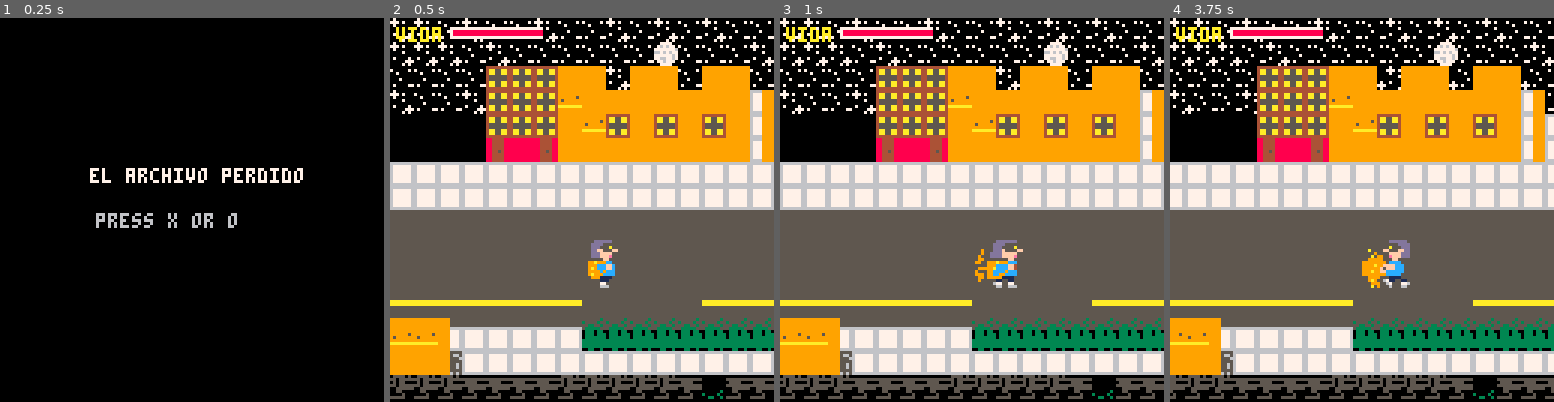
Above: before the commit, frames 1-4 (left to right).
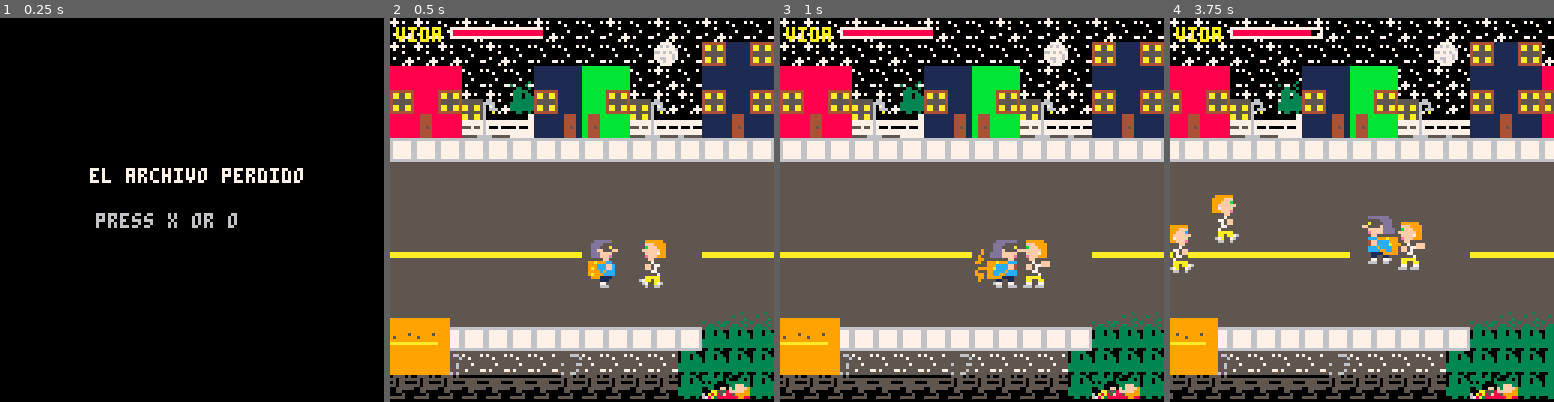
Above: after the commit, the same moments.

Repository: pablonauta/laboratorio2
Game: PICO-8 cartridge test.p8
Two runs of this game, one before a commit and one after it. Both use one fixed random seed, a clock stepped at 60 frames per second and the inputs below.
Inputs:
- Up to frame 1 (0.25 s): no input
- Up to frame 2 (0.5 s): tap X (X key) at 0.33 s
- Up to frame 3 (1 s): tap O (Z key) at 0.7 s
- Up to frame 4 (3.75 s): tap X (X key) at 1.07, 1.85, 2.97 s; hold Right 1.6-2.1 s; tap O (Z key) every 0.4 s from 1.7 to 3.7 s; hold Up 2.15-2.42 s; hold Right 2.47-3.03 s; hold Left 3.08-3.58 s; hold Down from 3.63 s (still down)

Frame 1 is identical in both runs. In frame 2, 48% of the frame differs, in the area x 0-100%, y 6-100%; in frame 3, 48%; in frame 4, 53%, in the area x 0-100%, y 3-100%.

Commit message:
arreglos en el jefe

Diff:
--- a/test.p8
+++ b/test.p8
@@ -254,7 +254,7 @@
  end
 
  jefe_muerto=false
- cargar_zona(2)
+ cargar_zona(1)
 
 end
 
@@ -286,20 +286,17 @@
 
  if zona==2 then
 
-   mundo=crear_mundo_2()
-
-	  jug=make_jugador()
-	  jug.vida=vida
-
-	  jefe=make_jefe(150,84,"vichando")
-		 jefe.prox_x=270
-		 jefe.prox_estado="vichando"
-
- if false then
-
-		 jefe_vicho1=false
-		 jefe_vicho2=false
-		 jefe_vicho3=false
+  -- mundo=crear_mundo_2()
+
+	 -- jug=make_jugador()
+	 -- jug.vida=vida
+
+	 -- jefe=make_jefe(150,84,"vichando")
+		-- jefe.prox_x=270
+		-- jefe.prox_estado="vichando"
+
+ if true then
+
 
 	  mundo=crear_mundo_2()
 
@@ -1353,6 +1350,9 @@
  j.t_estado=0
  j.t_ataque=0
  j.golpe_hecho=false
+ j.t_error500=0
+ j.invul=0
+ j.t_decidir=0
 
  j.ancho=16
 	j.alto=16
@@ -1379,6 +1379,18 @@
 
  upd_base()
 
+ if j.t_decidir>0 then
+	 j.t_decidir-=1
+	end
+
+ if j.invul>0 then
+	 j.invul-=1
+	end
+
+ if j.t_error500>0 then
+  j.t_error500-=1
+ end
+
  if j.estado=="vichando" then
 
   j.dx=0
@@ -1411,36 +1423,55 @@
    end
   end
 
- elseif j.estado=="combate" then
-
-  j.fs={97}
-  j.df=0
-  j.f=1
-
-  local dist=abs(jug.x-j.x)
+elseif j.estado=="combate" then
+
+ j.sw=2
+ j.sh=2
+ j.offx=0
+ j.offy=0
+ j.fs={45}
+ j.df=0.12
+
+ local dist=abs(jug.x-j.x)
+
+ if jug.x<j.x then
+  j.flip=false
+ else
+  j.flip=true
+ end
+
+ if j.t_decidir<=0
+	and dist>80
+	and j.t_error500<=0 then
+
+  j.estado="pirando"
+  j.t_estado=18
+  j.proximo_ataque="error500"
+
+ elseif dist>12 then
+
+  j.fs={45,64}
+  j.df=0.15
 
   if jug.x<j.x then
-   j.flip=false
+   j.x-=0.25
   else
-   j.flip=true
-  end
-
-  if dist>16 then
-   j.fs={45,97}
-   j.df=0.15
-
-   if jug.x<j.x then
-    j.x-=0.4
-   else
-    j.x+=0.4
-   end
-  else
-   j.estado="pirando"
-   j.t_estado=20
-  end
-
- elseif j.estado=="pirando" then
-
+   j.x+=0.25
+  end
+
+ elseif j.t_decidir<=0 then
+
+	 if rnd(1)<0.35 then
+	  j.estado="pirando"
+	  j.t_estado=24
+	  j.proximo_ataque="cascarazo"
+	 else
+	  j.t_decidir=15
+	 end
+
+	end
+
+elseif j.estado=="pirando" then
   j.dx=0
   j.dy=0
   j.fs={142} -- aviso del ataque
@@ -1450,44 +1481,114 @@
   j.t_estado-=1
 
   if j.t_estado<=0 then
-   j.estado="atacando"
-   j.t_ataque=18
-   j.golpe_hecho=false
-  end
-
- elseif j.estado=="atacando" then
-
-  j.dx=0
-  j.dy=0
-
-  if j.t_ataque>10 then
-   j.fs={45}
-  else
-   j.fs={97}
-  end
-
-  j.df=0
-  j.f=1
-
-  j.t_ataque-=1
-
-  if j.t_ataque==10
-  and not j.golpe_hecho
-  and abs(jug.x-j.x)<18
-  and abs(jug.y-j.y)<10 then
-
-   jug.vida-=15
-   jug.t_danio=30
-   j.golpe_hecho=true
-
-   if jug.vida<=0 then
-    modo="game_over"
-   end
-  end
-
-  if j.t_ataque<=0 then
-   j.estado="combate"
-  end
+
+	 if j.proximo_ataque=="error500" then
+	  j.estado="tirando_error500"
+	  j.t_estado=16
+	 else
+	  j.estado="atacando"
+	  j.t_ataque=28
+	 end
+
+	 j.golpe_hecho=false
+
+	end
+
+	elseif j.estado=="tirando_error500" then
+
+	 j.dx=0
+	 j.dy=0
+	 j.fs={142}
+	 j.df=0
+	 j.f=1
+
+	 if not j.golpe_hecho then
+		 make_error500(j)
+		 j.golpe_hecho=true
+		 j.t_error500=90
+		end
+
+	 j.t_estado-=1
+
+	 if j.t_estado<=0 then
+	  j.estado="combate"
+	  j.t_decidir=45
+	 end
+
+  elseif j.estado=="atacando" then
+
+ j.dx=0
+ j.dy=0
+ j.sw=2
+ j.sh=2
+ j.offx=0
+ j.offy=0
+ j.df=0
+ j.f=1
+
+
+
+ -- mirar al jugador
+ if jug.x<j.x then
+  j.flip=false
+ else
+  j.flip=true
+ end
+
+ -- presiona un poco mientras prepara el golpe
+	if j.t_ataque>10 then
+
+	 if jug.x<j.x then
+	  j.x-=0.15
+	 else
+	  j.x+=0.15
+	 end
+
+	 if jug.y<j.y then
+	  j.y-=0.08
+	 elseif jug.y>j.y then
+	  j.y+=0.08
+	 end
+
+	end
+
+ -- sprite del jefe atacando
+ if j.t_ataque>10 then
+  j.fs={45}
+ else
+  j.fs={142} -- aviso/golpe
+ end
+
+ j.t_ataque-=1
+
+ if j.t_ataque==10
+	and not j.golpe_hecho then
+
+	 make_golpe_jefe(j)
+
+	 if abs(jug.x-j.x)<28
+	 and abs(jug.y-j.y)<14 then
+
+	  sfx(3)
+	  jug.vida-=15
+	  jug.t_danio=30
+
+	  if jug.vida<=0 then
+	   modo="game_over"
+	  end
+
+	 end
+
+	 j.golpe_hecho=true
+
+	end
+
+
+		if j.t_ataque<=0 then
+		 j.estado="combate"
+		 j.t_decidir=30
+		end
+
 
  elseif j.estado=="golpeado" then
 
@@ -1500,12 +1601,20 @@
   j.t_estado-=1
 
   if j.t_estado<=0 then
-   if j.vida<=0 then
-    j.estado="caido"
-   else
-    j.estado="combate"
-   end
-  end
+	 if j.vida<=0 then
+	  j.estado="caido"
+	 else
+	  local dist=abs(jug.x-j.x)
+
+	  if dist<28 then
+	   j.estado="pirando"
+	   j.t_estado=10
+	   j.proximo_ataque="cascarazo"
+	  else
+	   j.estado="combate"
+	  end
+	 end
+	end
 
  elseif j.estado=="caido" then
 
@@ -1518,7 +1627,8 @@
  end
 
  -- detectar golpes del jugador
- if j.estado!="caido" then
+ if j.estado!="caido"
+ and j.invul<=0 then
   for e in all(ents) do
    if e.hb
    and e.duenio==jug
@@ -1540,7 +1650,9 @@
      jefe_muerto=true
     else
      j.estado="golpeado"
-     j.t_estado=12
+     j.t_estado=18
+     j.invul=60
+     j.t_decidir=0
     end
 
    end
@@ -1570,12 +1682,14 @@
 
  local ox=e.offx or 0
  local oy=e.offy or 0
+ local sw=e.sw or 2
+ local sh=e.sh or 2
 
  spr(
   e.fs[flr(e.f)],
   sx(e)+ox,
   sy(e)+oy,
-  2,2,
+  sw,sh,
   e.flip)
 
 end
@@ -1811,6 +1925,136 @@
  return b
 
 end
+
+function make_error500(jefe)
+
+ local e=make_entidad()
+
+ e.tipo="error500"
+ e.duenio=jefe
+
+ e.x=jefe.x
+ e.y=jefe.y-8
+ e.z=0
+
+ e.ancho=8
+ e.alto=8
+
+ if jefe.flip then
+  e.dx=2
+ else
+  e.dx=-2
+ end
+
+ e.dy=0
+
+ e.hb={
+  x1=1,
+  y1=-7,
+  x2=7,
+  y2=0
+ }
+
+ e.fs={120}
+ e.f=1
+ e.df=0
+
+ local upd_base=e.upd
+
+ e.upd=function()
+
+  upd_base()
+
+  if colision_hb_bb(e,jug) then
+   sfx(3)
+   jug.vida-=10
+   jug.t_danio=30
+
+   if jug.vida<=0 then
+    jug.estado="muerto"
+    jug.t_estado=45
+   else
+    jug.estado="golpeado"
+    jug.t_estado=12
+   end
+
+   del(ents,e)
+  end
+
+  if e.x<0 or e.x>mundo.ancho then
+   del(ents,e)
+  end
+
+ end
+
+ e.drw=function()
+  draw_ent(e)
+  print("500",e.x-4,e.y-14,8)
+ end
+
+ add(ents,e)
+ return e
+
+end
+
+function make_golpe_jefe(jefe)
+
+ local g=make_entidad()
+
+ g.tipo="golpe_jefe"
+ g.duenio=jefe
+
+ g.x=jefe.x
+ g.y=jefe.y
+ g.z=0
+
+ g.ancho=8
+ g.alto=16
+
+ g.fs={161,160,96,161}
+	g.f=1
+	g.df=0.18
+ g.sw=1
+ g.sh=2
+
+ g.t=16
+
+g.upd=function()
+
+ g.t-=1
+
+ if g.t>12 then
+  g.fs={161}
+ elseif g.t>8 then
+  g.fs={96}
+ else
+  g.fs={161}
+ end
+
+ if jefe.flip then
+  g.x=jefe.x+14
+  g.flip=true
+ else
+  g.x=jefe.x-6
+  g.flip=false
+ end
+
+ g.y=jefe.y
+
+ if g.t<=0 then
+  del(ents,g)
+ end
+
+end
+
+ g.drw=function()
+  draw_ent(g)
+ end
+
+ add(ents,g)
+ return g
+
+end
 -->8
 -- robin hud
 
Not shown, changed: 146 lines of the sprite sheet (__gfx__) section of test.p8
Not shown, changed: the thumbnail (__label__) section of test.p8
